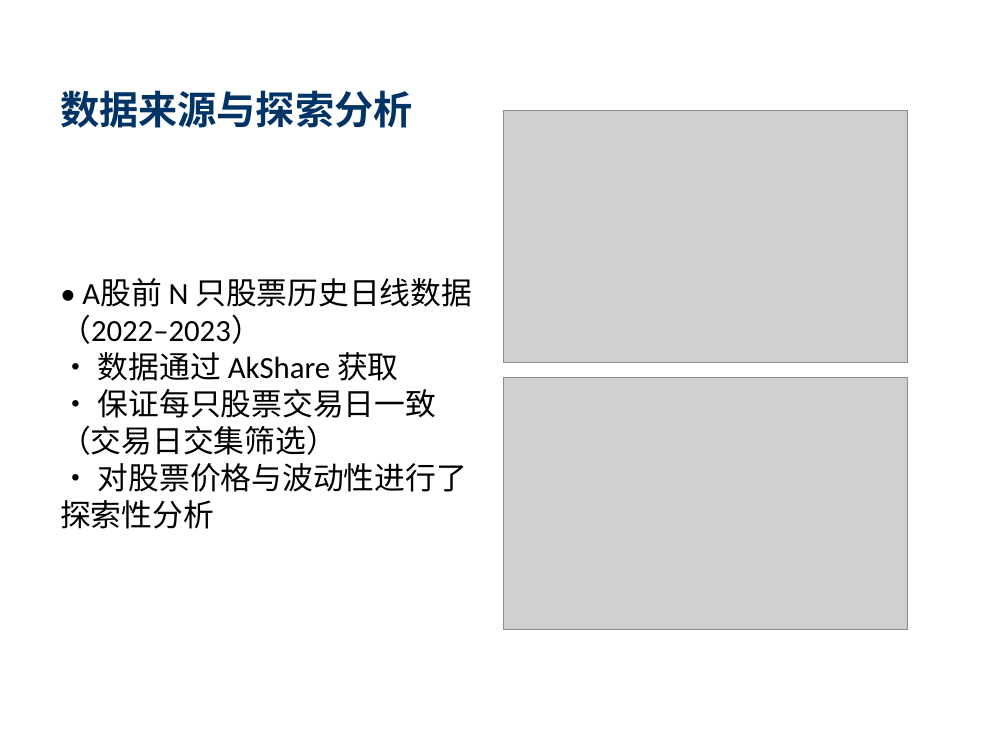
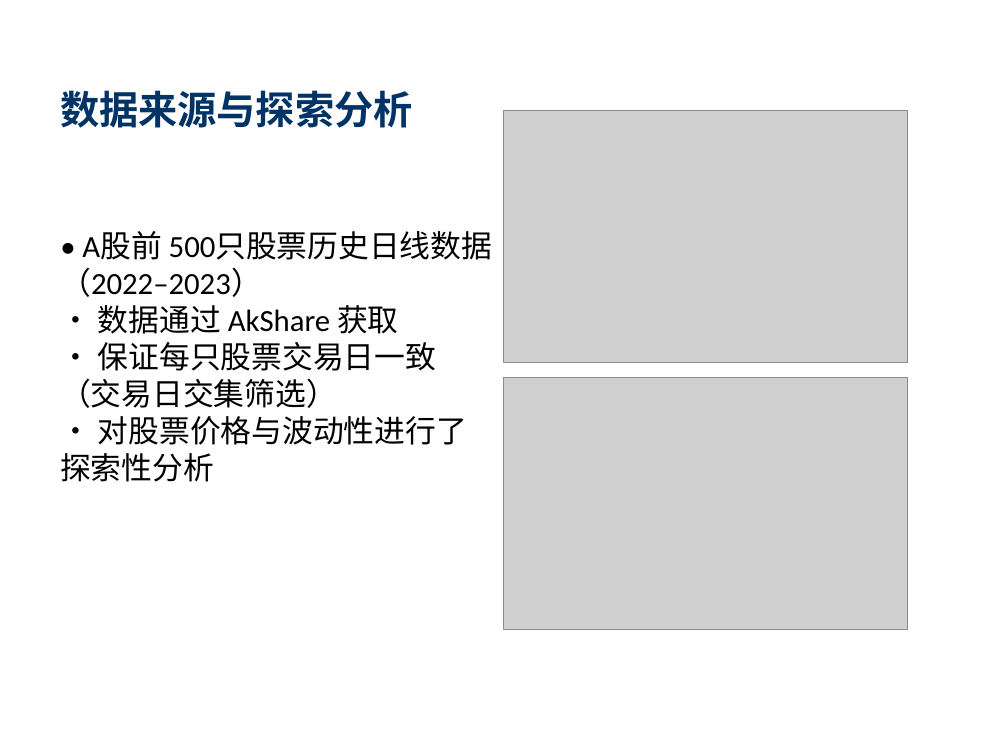
Before and after one commit to pingli-ppt/Intro_to_Dase_Liping, a slide deck: slide 5 of 大作业李萍10245501424/quant_strategy_ppt.pptx (slide 3 before the commit). Drawn at 1008x756 pixels with LibreOffice and Linux fonts; fonts in the diff are those of the drawing; grey boxes stand for pictures. Boxes give left, top, right and bottom in pixels: in the first picture for what was removed or moved away, otherwise in the second. Text is boxed around its words. In the diff, an @@ line names an element or a change of style, - is before the commit and + after.

```diff
--- a/大作业李萍10245501424/quant_strategy_ppt.pptx
+++ b/大作业李萍10245501424/quant_strategy_ppt.pptx
@@ text at (60,231,492,482): text changed @@
-• A股前 N 只股票历史日线数据（2022–2023）
-• 数据通过 AkShare 获取
-• 保证每只股票交易日一致（交易日交集筛选）
-• 对股票价格与波动性进行了探索性分析
+• A股前 500只股票历史日线数据（2022–2023）
+• 数据通过 AkShare 获取
+• 保证每只股票交易日一致（交易日交集筛选）
+• 对股票价格与波动性进行了探索性分析
```
Also in this commit, not shown: 2 other slides changed, 3 slides added, 1 slide removed, 4 other files.
